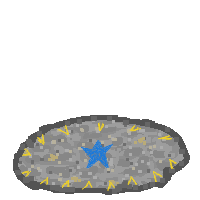
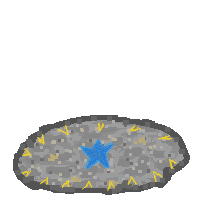
Revision of a layered 200 x 200 image; what changed, layer by layer:
added layer "Layer #1" above "Layer" over [79, 139, 114, 170]
painted on "Layer" over [81, 140, 113, 169]
